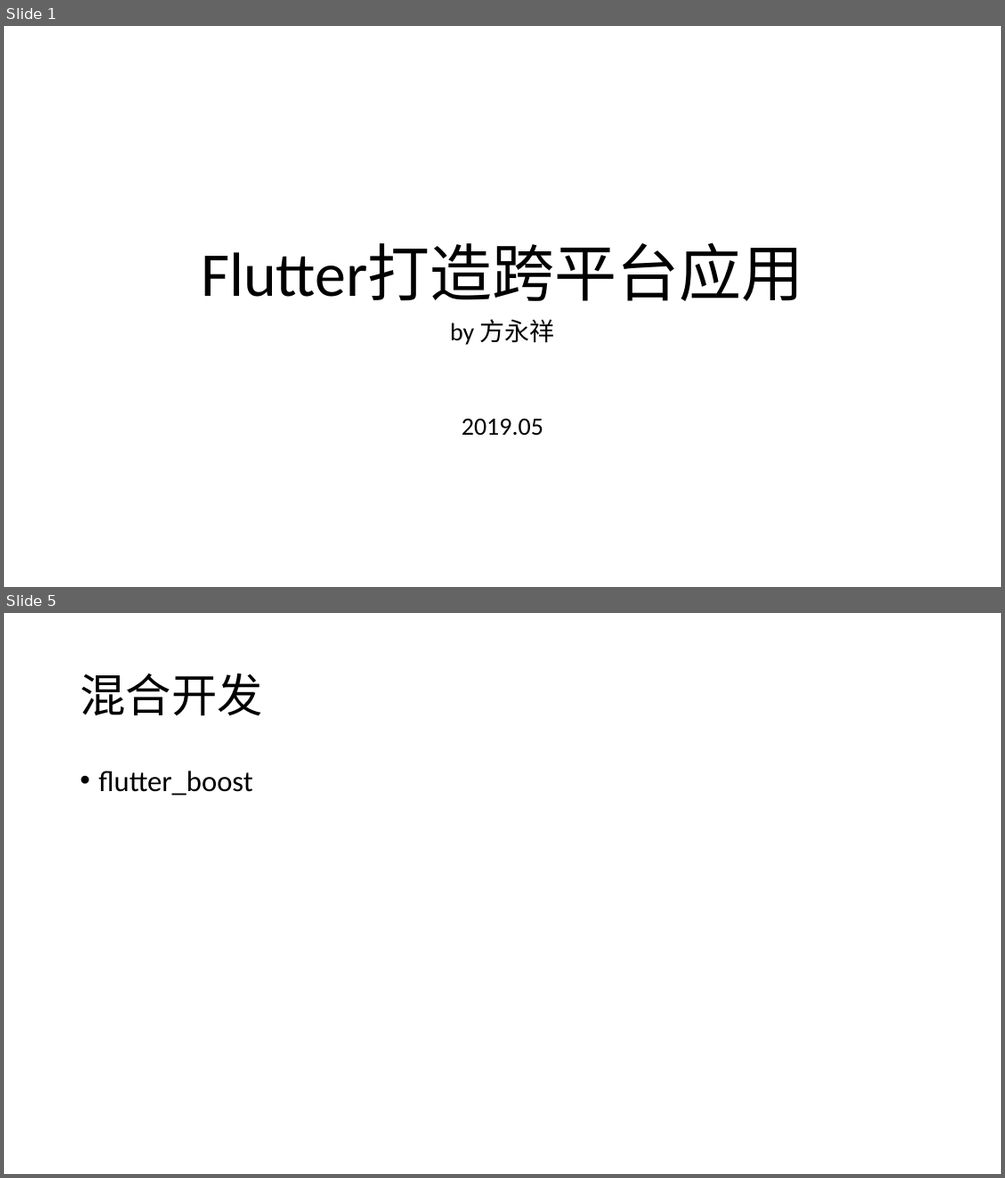
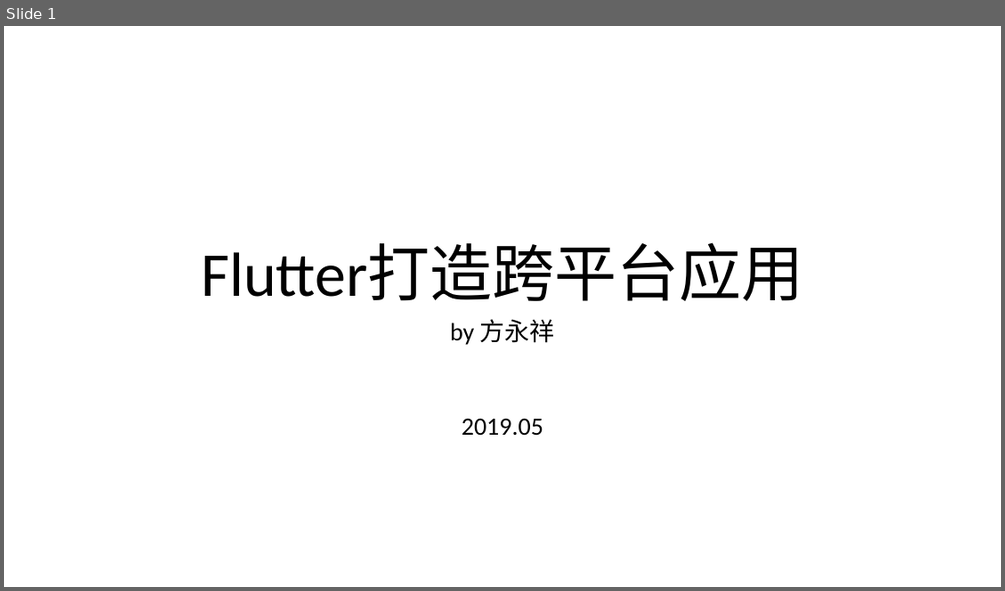
Before and after one commit to strever/realme, a slide deck: assets/misc/flutter.pptx. Shown one above the other, each under a label of ours: slides 1 and 5 before the commit, slide 1 after it; the slides between them are not shown. The pictures are 1005x1178 and 1005x591 pixels, drawn with LibreOffice and Linux fonts; fonts in the diff are those of the drawing. Boxes give left, top, right and bottom in pixels: in the first picture for what was removed or moved away, otherwise in the second. Text is boxed around its words. In the diff, an @@ line names an element or a change of style, - is before the commit and + after.

```diff
--- a/assets/misc/flutter.pptx
+++ b/assets/misc/flutter.pptx
@@ slide 5 removed at <box>4,613,1001,1174</box>, background #FFFFFF @@
@@ title removed at <box>80,673,262,715</box> @@
-混合开发
@@ text removed at <box>98,771,252,795</box> @@
-• flutter_boost
```
Also in this commit, not shown: 3 slides changed, 9 slides added, 22 other files.
